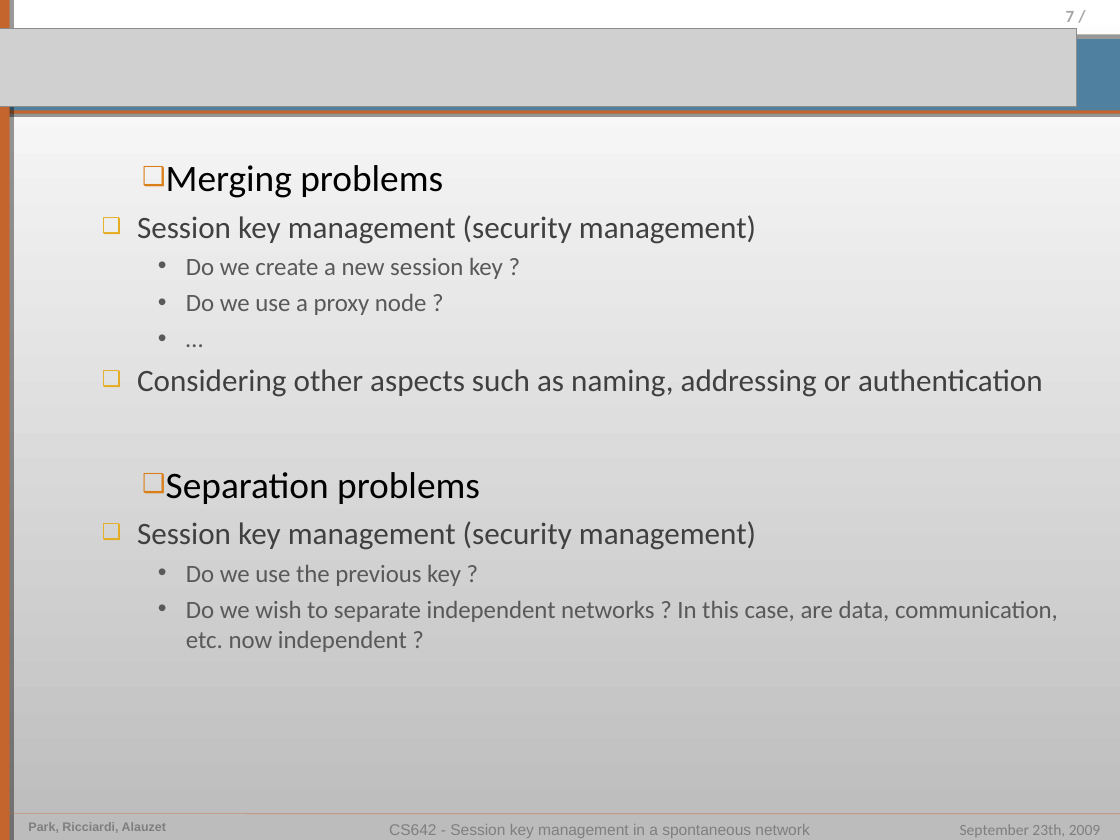
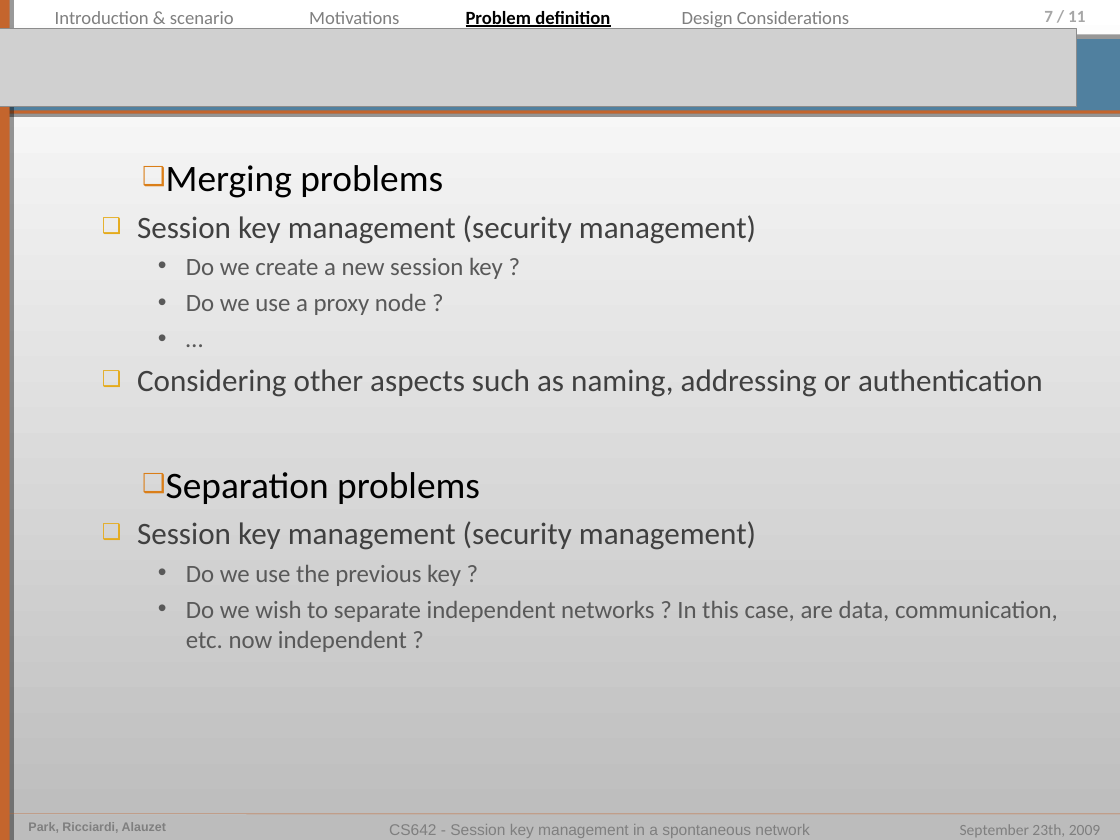
Before and after one commit to pierrealauzet/skemasnet, a slide deck: slide 7 of CS642_HGP_Proposal.ppt. Drawn at 1120x840 pixels with LibreOffice and Linux fonts; fonts in the diff are those of the drawing; grey boxes stand for pictures. Boxes give left, top, right and bottom in pixels: in the first picture for what was removed or moved away, otherwise in the second. Text is boxed around its words. In the diff, an @@ line names an element or a change of style, - is before the commit and + after.

```diff
--- a/CS642_HGP_Proposal.ppt
+++ b/CS642_HGP_Proposal.ppt
@@ text added at <box>55,11,234,30</box>, 12 pt, text #7F7F7F @@
+Introduction & scenario
@@ text added at <box>309,11,399,30</box>, 12 pt, text #7F7F7F @@
+Motivations
@@ text added at <box>466,9,610,29</box>, 12 pt, text #000000, bold, underline @@
+Problem definition
@@ text added at <box>682,11,849,30</box>, 12 pt, text #7F7F7F @@
+Design Considerations
@@ page number at <box>1044,11,1085,22</box>: text changed @@
-7 /
+7 / 11
```
Also in this commit, not shown: 9 other slides changed, 2 other files.
